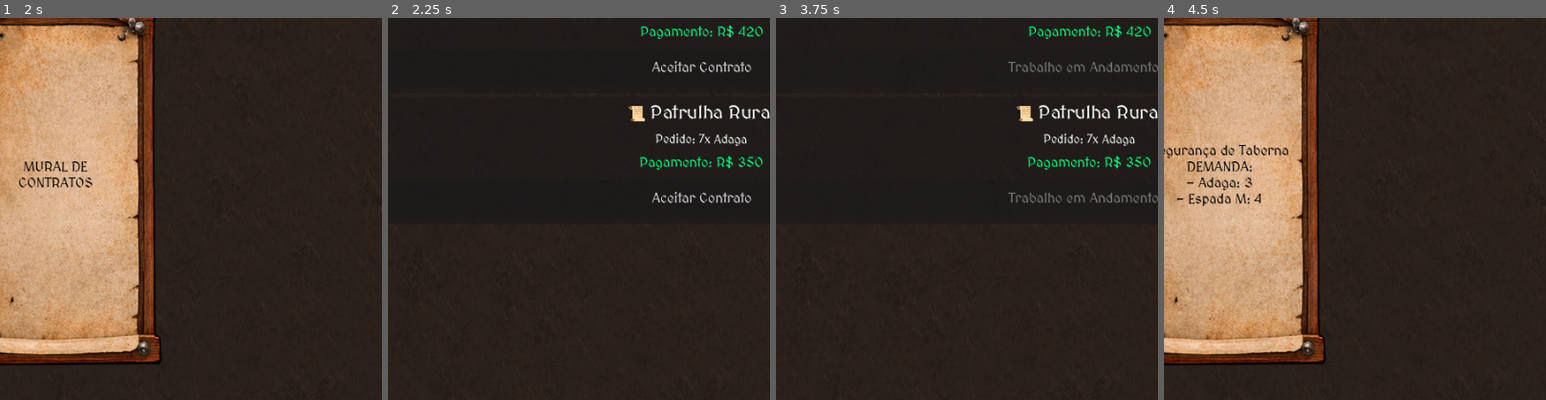
Above: before the commit, frames 1-4 (left to right).
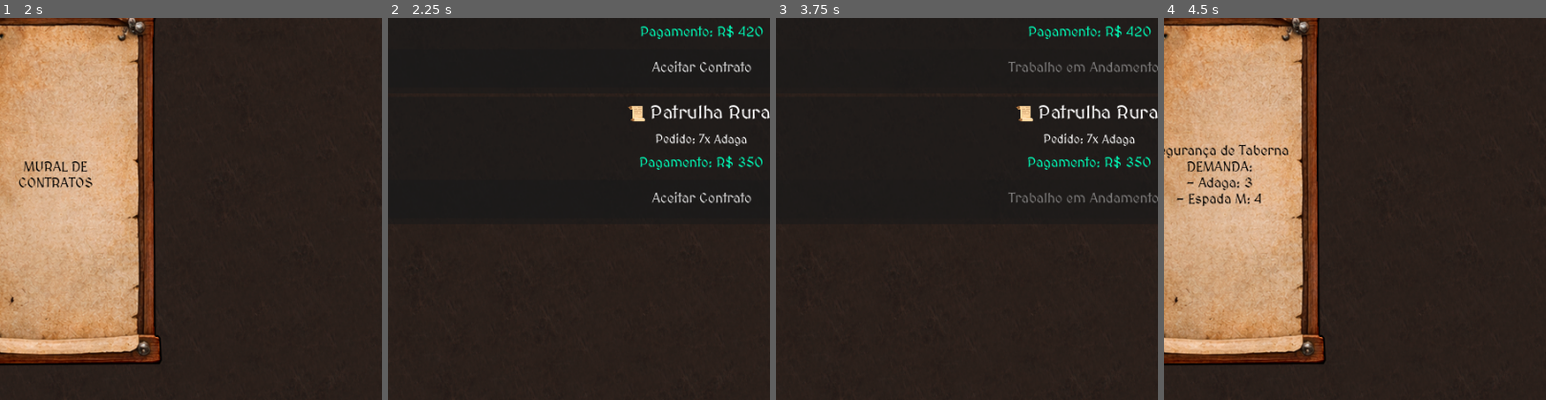
Above: after the commit, the same moments.

Repository: VitaumOS/Jogo_IC-Godot
Game: Godot game, scene res://scene/Telainicial.tscn
The game is run twice, just before and just after one commit, with the same random seed, the same clock (stepped at 60 frames per second) and the same inputs.
Inputs (mouse positions are % of the whole screen's width and height, from its top left):
- Up to frame 1 (2 s): click "Iniciar Jogo" at 0.5 s; tap Enter (ui_accept) at 1.25, 1.52 s; move the mouse to (72, 45) at 1.27 s; click (72, 45) at 1.42 s
- Up to frame 2 (2.25 s): click "MURAL DE CONTRATOS" at 2 s
- Up to frame 3 (3.75 s): click "Aceitar Contrato" at 2.75 s; click "Segurança de Taberna DEMANDA:…" at 3.5 s
- Up to frame 4 (4.5 s): click "Voltar ao jogo" at 4.25 s
The pictures show only the part of the screen within x 9-59%, y 17-67%; the shares and areas given below are measured in that part.

Frame 1 is identical in both runs. In frame 2, 0.5% of the frame differs, in the area x 66-98%, y 2-40%; in frame 3, 0.5%; in frame 4, nothing differs.

Commit message:
Adicionando lógica do inspector no contrato

Diff:
--- /dev/null
+++ b/scene/Card_Contratos.tscn
@@ -0,0 +1,40 @@
+[gd_scene format=3 uid="uid://bk2cgr6pirs1o"]
+
+[node name="Node2D" type="PanelContainer" unique_id=358080767]
+custom_minimum_size = Vector2(320, 150)
+
+[node name="Margin" type="MarginContainer" parent="." unique_id=979367962]
+layout_mode = 2
+theme_override_constants/margin_left = 10
+theme_override_constants/margin_right = 10
+
+[node name="VBox" type="VBoxContainer" parent="Margin" unique_id=1870603455]
+layout_mode = 2
+theme_override_constants/separation = 10
+alignment = 1
+
+[node name="Nome" type="Label" parent="Margin/VBox" unique_id=146723028]
+layout_mode = 2
+theme_override_font_sizes/font_size = 22
+text = "📜"
+horizontal_alignment = 1
+
+[node name="Demanda" type="Label" parent="Margin/VBox" unique_id=2068101297]
+layout_mode = 2
+theme_override_font_sizes/font_size = 14
+text = "Pedido:
+"
+horizontal_alignment = 1
+autowrap_mode = 3
+
+[node name="Valor" type="Label" parent="Margin/VBox" unique_id=1952062046]
+modulate = Color(0, 1, 0.7294118, 1)
+layout_mode = 2
+theme_override_font_sizes/font_size = 16
+text = "Pagamento: R$"
+horizontal_alignment = 1
+
+[node name="Btn" type="Button" parent="Margin/VBox" unique_id=678981136]
+custom_minimum_size = Vector2(0, 45)
+layout_mode = 2
+text = "Aceitar Contrato"
--- a/scene/Cena_contratos.tscn
+++ b/scene/Cena_contratos.tscn
@@ -1,7 +1,7 @@
 [gd_scene format=3 uid="uid://diuv07vponv35"]
 
 [ext_resource type="Script" uid="uid://nqmv7wb7vd20" path="res://script/cena_contratos.gd" id="1_lx4bj"]
-[ext_resource type="PackedScene" uid="uid://cuuxi8q0r6481" path="res://scene/ButtonUI.tscn" id="2_kegxw"]
+[ext_resource type="PackedScene" uid="uid://bk2cgr6pirs1o" path="res://scene/Card_Contratos.tscn" id="2_jgr8c"]
 [ext_resource type="Texture2D" uid="uid://cx1kycxphclcy" path="res://images/background.png" id="3_76e4m"]
 [ext_resource type="StyleBox" uid="uid://dki2hhovuf137" path="res://modelos/modelo_botao1.tres" id="3_yji0f"]
 [ext_resource type="PackedScene" uid="uid://niwiqe2egaiv" path="res://scene/Popup.tscn" id="5_jgr8c"]
@@ -10,7 +10,7 @@
 layout_mode = 3
 anchors_preset = 0
 script = ExtResource("1_lx4bj")
-cena_botao_ui = ExtResource("2_kegxw")
+card_contrato = ExtResource("2_jgr8c")
 
 [node name="Background" type="TextureRect" parent="." unique_id=665838833]
 layout_mode = 0
@@ -46,6 +46,8 @@
 
 [node name="VBoxContratos" type="VBoxContainer" parent="UI/ScrollContainer" unique_id=1797218846]
 layout_mode = 2
+size_flags_horizontal = 3
+size_flags_vertical = 3
 
 [node name="BtnVoltar" type="Button" parent="UI" unique_id=1163623123]
 layout_mode = 0
--- a/script/cena_contratos.gd
+++ b/script/cena_contratos.gd
@@ -1,10 +1,9 @@
 #CENA DO CONTRATO
 extends Control
 
-@export var cena_botao_ui: PackedScene
+@export var card_contrato: PackedScene
 
 @onready var container_contratos = $UI/ScrollContainer/VBoxContratos
-@onready var btn_voltar = $UI/BtnVoltar
 @onready var label_dinheiro = $UI/LabelDinheiro
 @onready var popup = $PopUp
 
@@ -13,7 +12,6 @@
 
 func _ready():
 	lista_contratos = Global.contratos_disponiveis
-
 	_atualizar_ui_dinheiro()
 	_gerar_lista_contratos()
 
@@ -22,50 +20,35 @@
 
 func _gerar_lista_contratos():
 	for c in container_contratos.get_children(): c.queue_free()
-	container_contratos.size_flags_horizontal = Control.SIZE_EXPAND_FILL
-	container_contratos.size_flags_vertical = Control.SIZE_EXPAND_FILL
 	for contrato in lista_contratos: gerar_contrato(contrato)
-
 
 
 ##Gera um contrato para a página de contratos
 func gerar_contrato(contrato):
-	var card = PanelContainer.new(); card.custom_minimum_size = Vector2(320, 150); card.size_flags_horizontal = Control.SIZE_EXPAND_FILL
-	var vbox = VBoxContainer.new(); vbox.alignment = BoxContainer.ALIGNMENT_CENTER; vbox.add_theme_constant_override("separation", 10)
-	var margin = MarginContainer.new(); margin.add_theme_constant_override("margin_left", 10); margin.add_theme_constant_override("margin_right", 10)
+	var card = card_contrato.instantiate()
 
-	card.add_child(margin); margin.add_child(vbox)
-
-	#Nome do Contrato
-	var lbl_nome = Label.new(); lbl_nome.text = "📜 " + contrato.nome
-	lbl_nome.horizontal_alignment = HORIZONTAL_ALIGNMENT_CENTER; lbl_nome.add_theme_font_size_override("font_size", 22)
-	vbox.add_child(lbl_nome)
+	var lbl_nome = card.find_child("Nome")
+	lbl_nome.text = "📜 " + contrato.nome
 
 	#Detalhes da Demanda
-	var lbl_dem = Label.new(); var list_txt = []
+	var lbl_dem = card.find_child("Demanda"); var list_txt = []
 	for i in contrato.demanda.size():
 		if contrato.demanda[i] > 0:
 			list_txt.append("%dx %s" % [contrato.demanda[i], Global.pecas_disponiveis[i].nome])
-
 	lbl_dem.text = "Pedido: " + ", ".join(list_txt)
-	lbl_dem.horizontal_alignment = HORIZONTAL_ALIGNMENT_CENTER; lbl_dem.autowrap_mode = TextServer.AUTOWRAP_WORD_SMART
-	lbl_dem.add_theme_font_size_override("font_size", 14); vbox.add_child(lbl_dem)
 
 	#Valor da Recompensa
-	var lbl_val = Label.new(); lbl_val.text = "Pagamento: R$ %d" % contrato.recompensa
-	lbl_val.modulate = Color.SPRING_GREEN; lbl_val.horizontal_alignment = HORIZONTAL_ALIGNMENT_CENTER
-	lbl_val.add_theme_font_size_override("font_size", 16); vbox.add_child(lbl_val)
+	var lbl_val = card.find_child("Valor"); lbl_val.text = "Pagamento: R$ %d" % contrato.recompensa
 
 	#Botão de aceitar o contrato
-	if cena_botao_ui:
-		var btn = cena_botao_ui.instantiate(); btn.custom_minimum_size = Vector2(0, 45)
-		if Global.contrato_ativo != null:
-			btn.disabled = true; btn.text = "Trabalho em Andamento..."
-		elif Global.contratos_concluidos.has(contrato):
-			btn.disabled = true; btn.text = "Contrato Concluído!"
-		else:
-			btn.text = "Aceitar Contrato"; btn.pressed.connect(func(): _aceitar_contrato(contrato))
-		vbox.add_child(btn)
+	var btn = card.find_child("Btn")
+	if Global.contrato_ativo != null:
+		btn.disabled = true; btn.text = "Trabalho em Andamento..."
+	elif Global.contratos_concluidos.has(contrato):
+		btn.disabled = true; btn.text = "Contrato Concluído!"
+	else:
+		btn.text = "Aceitar Contrato"; btn.pressed.connect(func(): _aceitar_contrato(contrato))
+
 	container_contratos.add_child(card)
 
 func _aceitar_contrato(contrato_escolhido):
